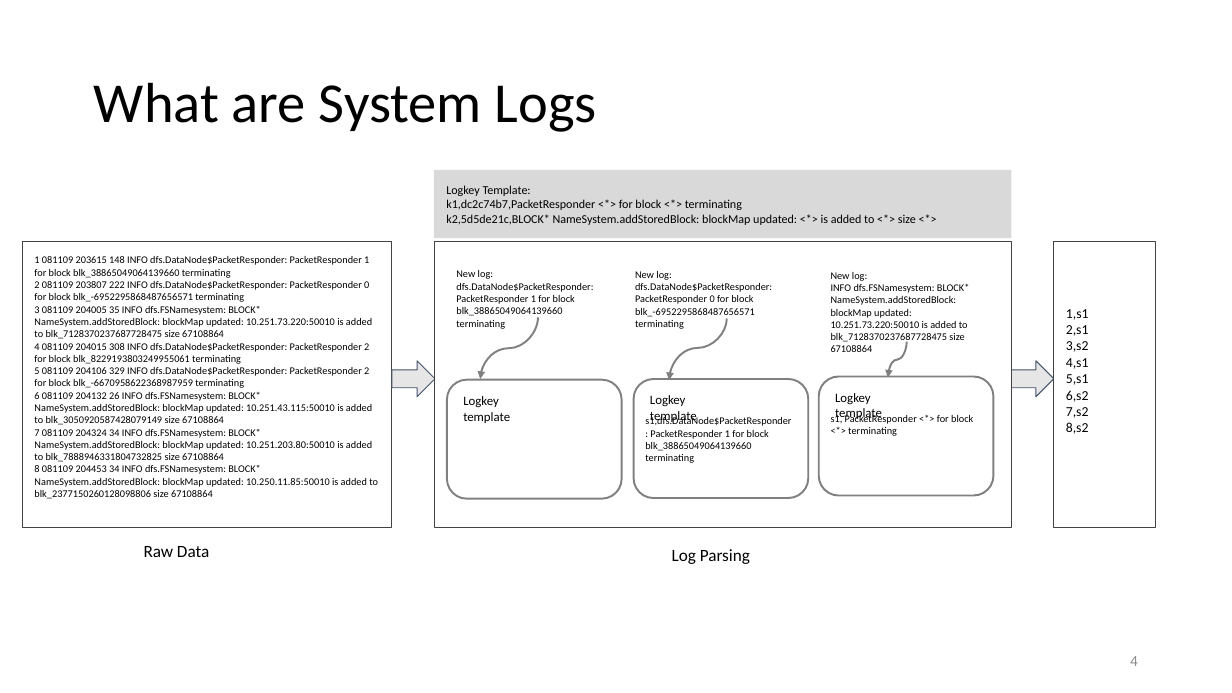
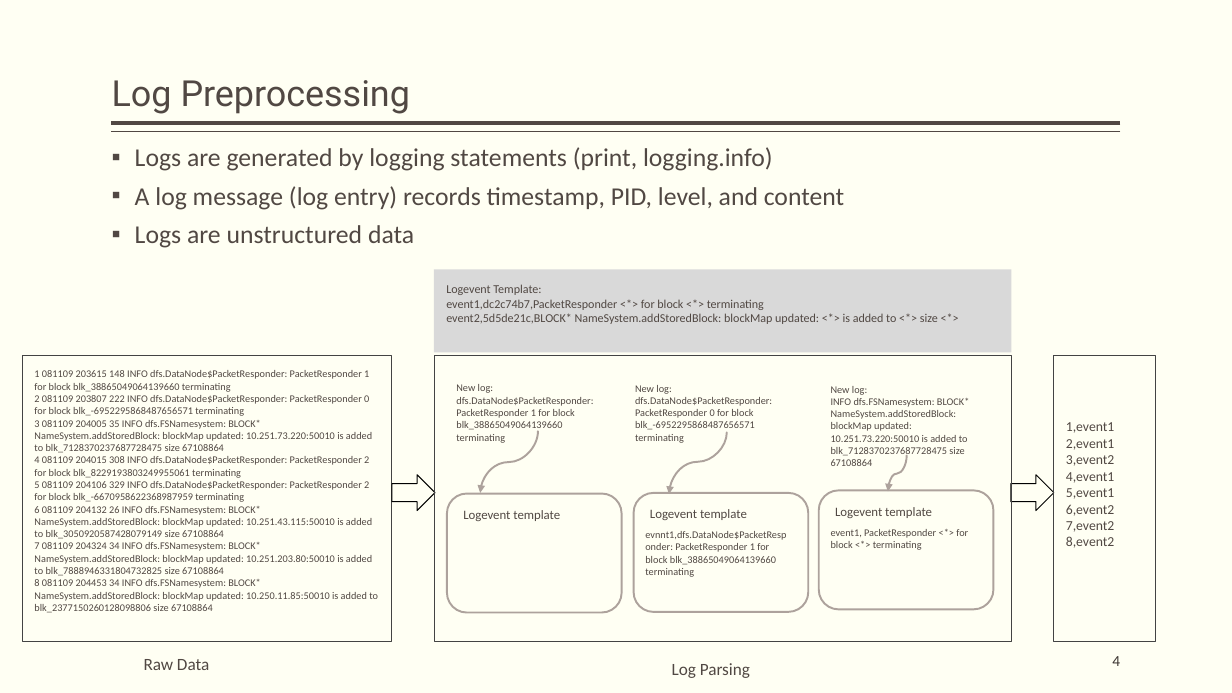
Before and after one commit to hanxiao0607/others, a slide deck: slide 4 of InterpretableSAD.pptx. Drawn at 1232x693 pixels with LibreOffice and Linux fonts; fonts in the diff are those of the drawing. Boxes give left, top, right and bottom in pixels: in the first picture for what was removed or moved away, otherwise in the second. Text is boxed around its words. In the diff, an @@ line names an element or a change of style, - is before the commit and + after.

```diff
--- a/InterpretableSAD.pptx
+++ b/InterpretableSAD.pptx
@@ background #FFFFFF to #FFFFF3 @@
@@ title removed at <box>94,82,597,132</box> @@
-What are System Logs
@@ title added at <box>112,80,410,114</box>, 28 pt, text #514843 @@
+Log Preprocessing
@@ line added from (1121, 123) to (112, 123), #514843 3 pt @@
@@ line added from (1121, 132) to (112, 132), #514843 1 pt @@
@@ text added at <box>135,147,844,248</box>, 20 pt, text #514843 @@
+▪ Logs are generated by logging statements (print, logging.info)
+▪ A log message (log entry) records timestamp, PID, level, and content
+▪ Logs are unstructured data
@@ rectangle "Logevent Template:": place and size @@
-rectangle "Logevent Template:" at <box>434,170,1012,238</box>
+rectangle "Logevent Template:" at <box>434,270,1012,353</box>
@@ text in rectangle at <box>446,284,938,324</box>: text changed; text colour #000000 to #514843 @@
-Logkey Template:
-k1,dc2c74b7,PacketResponder <*> for block <*> terminating
-k2,5d5de21c,BLOCK* NameSystem.addStoredBlock: blockMap updated: <*> is added to <*> size <*>
+Logevent Template:
+event1,dc2c74b7,PacketResponder <*> for block <*> terminating
+event2,5d5de21c,BLOCK* NameSystem.addStoredBlock: blockMap updated: <*> is added to <*> size <*>
@@ rectangle at <box>434,355,1012,641</box>: fill #FFFFFF to none @@
@@ rectangle "1,event1" at <box>1054,355,1155,641</box>: fill #FFFFFF to none @@
@@ text colour #000000 to #514843 in 6 elements at <box>22,355,392,641</box>, <box>144,659,209,670</box>, <box>672,663,750,678</box>, <box>456,384,593,443</box>, <box>635,385,772,430</box>, <box>831,386,969,466</box> @@
@@ text removed at <box>463,396,510,423</box> @@
-Logkey template
@@ text removed at <box>650,395,697,424</box> @@
-Logkey template
@@ text removed at <box>835,393,882,422</box> @@
-Logkey template
@@ 5 texts, 3 rectangles, 3 rounded rectangles, 3 curved arrows, 2 right arrows: place and size @@
-5 texts, 3 rectangles, 3 rounded rectangles, 3 curved arrows, 2 right arrows at <box>22,241,1155,564</box>
+5 texts, 3 rectangles, 3 rounded rectangles, 3 curved arrows, 2 right arrows at <box>22,355,1155,678</box>
@@ curved arrow (538, 432) - (481, 493): stroke #808080 1.5 pt to #ADA29C 1.5 pt @@
@@ curved arrow (727, 433) - (669, 494): stroke #808080 1.5 pt to #ADA29C 1.5 pt @@
@@ text in rectangle at <box>1066,422,1115,548</box>: text changed; text colour #000000 to #514843 @@
-1,s1
-2,s1
-3,s2
-4,s1
-5,s1
-6,s2
-7,s2
-8,s2
+1,event1
+2,event1
+3,event2
+4,event1
+5,event1
+6,event2
+7,event2
+8,event2
@@ right arrow at <box>392,475,435,511</box>: fill #E7E6E6 to #FFFFF3; outline #44546A 0.75 pt to #000000 0.75 pt @@
@@ curved arrow (907, 456) - (888, 492): stroke #808080 1.5 pt to #ADA29C 1.5 pt @@
@@ right arrow at <box>1011,475,1055,511</box>: fill #E7E6E6 to #FFFFF3; outline #44546A 0.75 pt to #000000 0.75 pt @@
@@ text added at <box>650,509,747,520</box>, 10 pt, text #514843 @@
+Logevent template
@@ outline #808080 1.5 pt to #ADA29C 1.5 pt in 3 elements at <box>447,494,622,613</box>, <box>634,493,809,612</box>, <box>819,491,994,610</box> @@
@@ text added at <box>835,507,932,518</box>, 10 pt, text #514843 @@
+Logevent template
@@ text added at <box>463,510,560,521</box>, 10 pt, text #514843 @@
+Logevent template
@@ text at <box>645,531,786,577</box>: text changed; text colour #000000 to #514843 @@
-s1,dfs.DataNode$PacketResponder: PacketResponder 1 for block blk_38865049064139660 terminating
+evnnt1,dfs.DataNode$PacketResponder: PacketResponder 1 for block blk_38865049064139660 terminating
@@ text at <box>831,529,968,550</box>: text changed; text colour #000000 to #514843 @@
-s1, PacketResponder <*> for block <*> terminating
+event1, PacketResponder <*> for block <*> terminating
@@ page number: place and size @@
-page number at <box>1130,656,1138,666</box>
+page number at <box>1112,656,1120,666</box>
@@ page number at <box>1112,656,1120,666</box>: text colour #8C8C8C to #3D3632 @@
```
Also in this commit, not shown: 25 other slides changed, 5 slides added, 5 slides removed, 1 other file.
